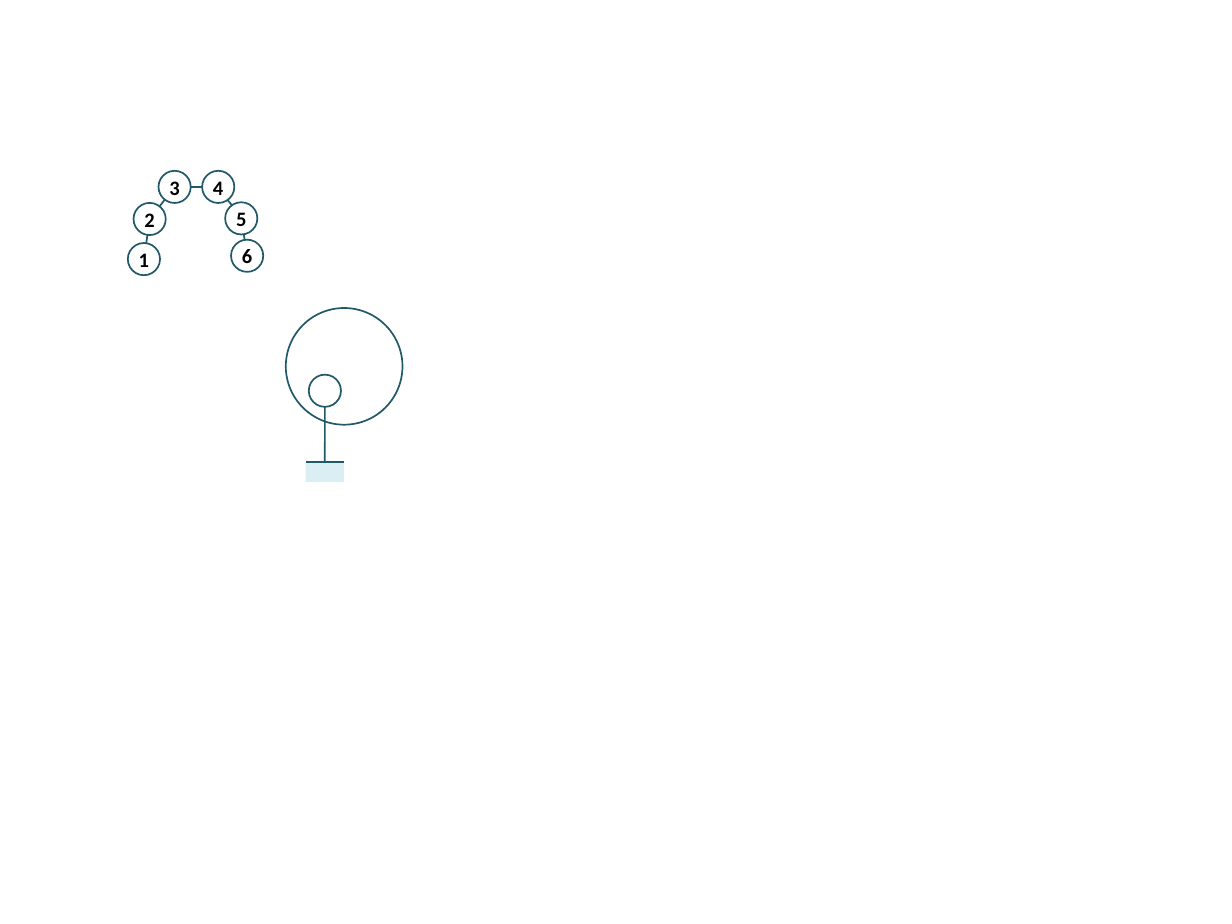
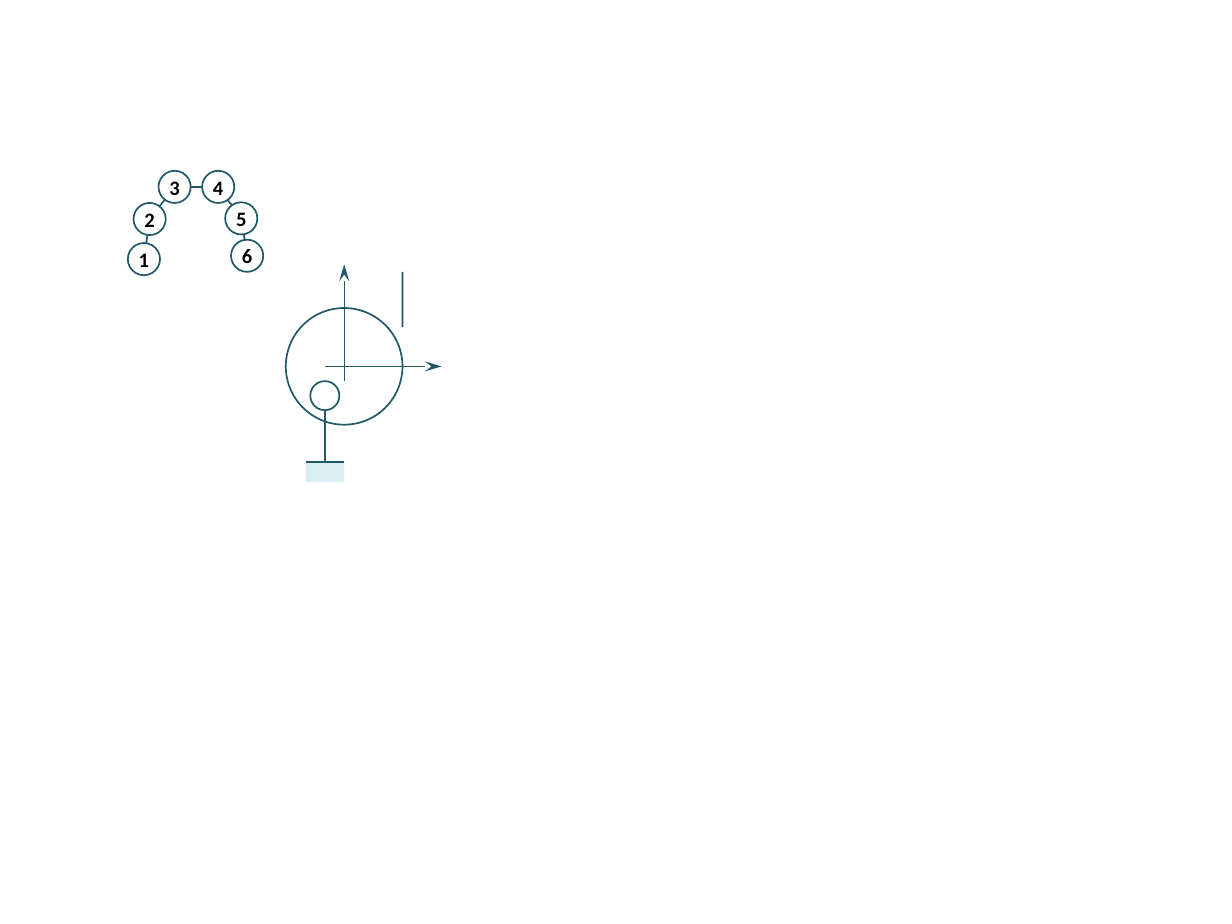
Before and after one commit to xpessoles/Cy_07_PSI_ChaineSolides, a slide deck: slide 1 of Chapitre_02_Hyperstatisme/Cours/images/Figures.pptx. Drawn at 1232x924 pixels with LibreOffice and Linux fonts; fonts in the diff are those of the drawing. Boxes give left, top, right and bottom in pixels: in the first picture for what was removed or moved away, otherwise in the second. Text is boxed around its words. In the diff, an @@ line names an element or a change of style, - is before the commit and + after.

```diff
--- a/Chapitre_02_Hyperstatisme/Cours/images/Figures.pptx
+++ b/Chapitre_02_Hyperstatisme/Cours/images/Figures.pptx
@@ arrow added from (344, 381) to (344, 265), #215968 0.75 pt @@
@@ line added from (403, 272) to (403, 326), #215968 1 pt @@
@@ ellipse: place and size @@
-ellipse at <box>309,375,341,407</box>
+ellipse at <box>310,381,340,410</box>
@@ arrow added from (325, 366) to (441, 366), #215968 0.75 pt @@
@@ line moved from (325, 407) - (325, 462) to (325, 410) - (325, 462) @@
```
